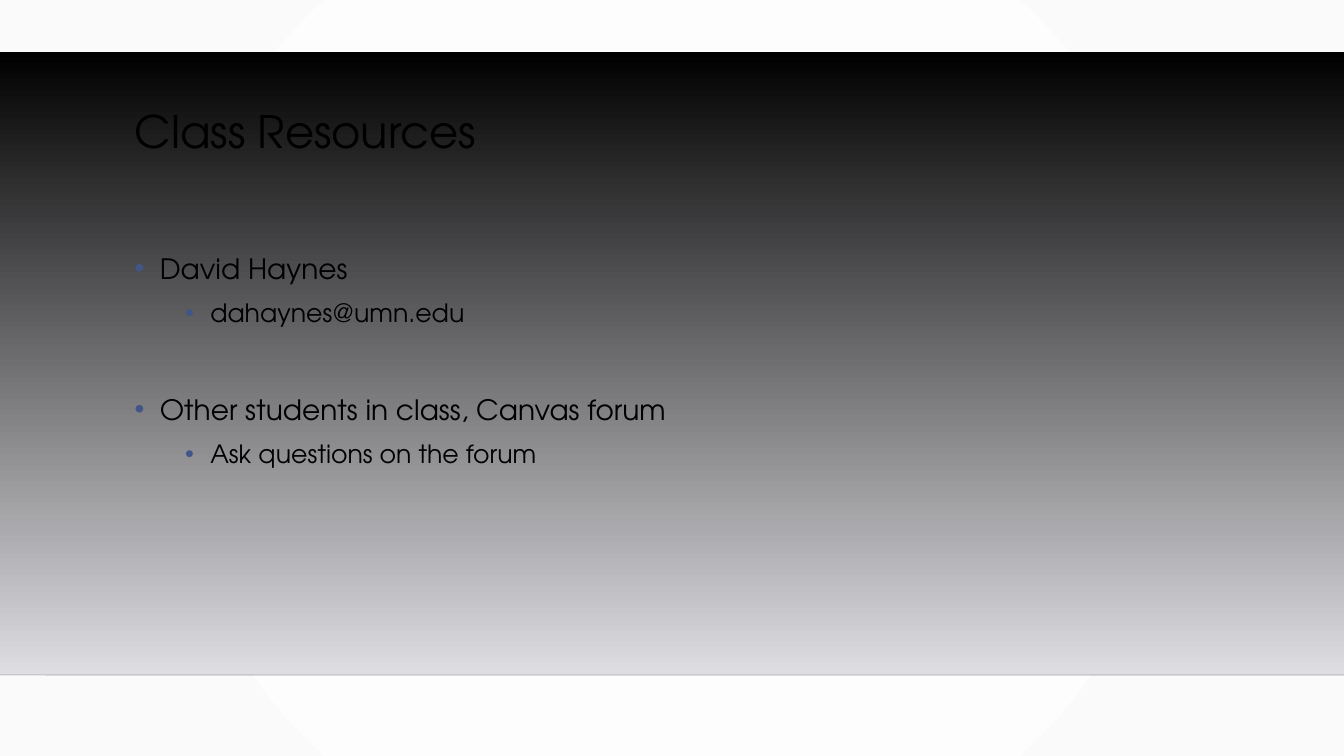
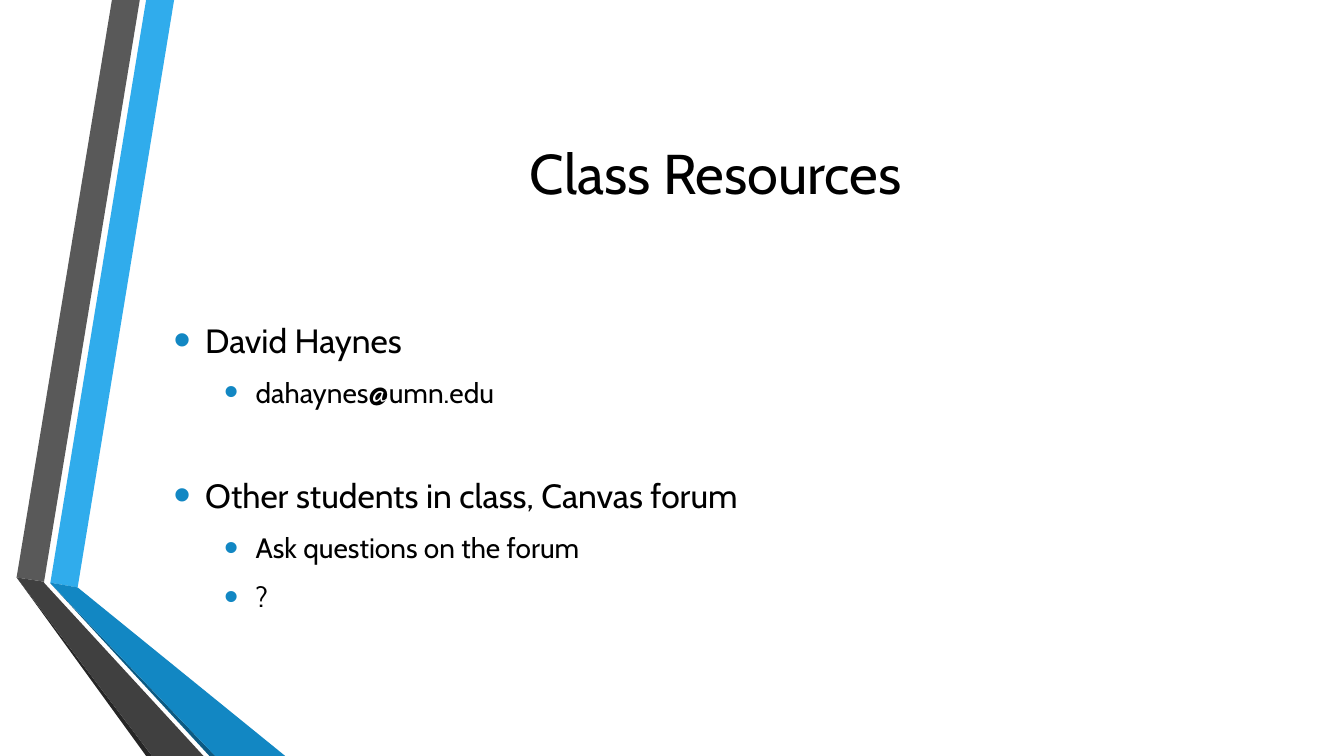
Before and after one commit to TomG007/gis5577, a slide deck: slide 7 of why_postgresql.odp. Drawn at 1344x756 pixels with LibreOffice and Linux fonts; fonts in the diff are those of the drawing; background and template pictures are left out. Boxes give left, top, right and bottom in pixels: in the first picture for what was removed or moved away, otherwise in the second. Text is boxed around its words. In the diff, an @@ line names an element or a change of style, - is before the commit and + after.

```diff
--- a/why_postgresql.odp
+++ b/why_postgresql.odp
@@ background gradient #FFFFFF to #FAFAFA to picture (left out) @@
@@ freeform shape removed at [0, 51, 1344, 675] @@
@@ title "Class Resources": place and size @@
-title "Class Resources" at [135, 95, 476, 172]
+title "Class Resources" at [530, 152, 902, 195]
@@ title "Class Resources" at [530, 152, 902, 195]: size 32 to 40 pt, font TeX Gyre Adventor to Cabin; alignment left to centre; line spacing 0.9 to 1; vertical alignment top to middle @@
@@ text at [205, 327, 737, 564]: paragraph added @@
+  • ?
@@ text "David Haynes": place and size @@
-text "David Haynes" at [160, 258, 665, 468]
+text "David Haynes" at [205, 327, 737, 564]
@@ text "David Haynes" at [205, 327, 737, 564]: vertical alignment top to middle @@
@@ text at [205, 327, 737, 564]: size 20 to 24 pt in "David Haynes", "Other students in class, Canvas forum"; font TeX Gyre Adventor to Cabin; size 18 to 20 pt in "dahaynes@umn.edu", "Ask questions on the forum"; indent changed; line spacing 1.2 to 1; more space between paragraphs; bullet colour #415588 to #1287C3 @@
@@ group added at [16, 0, 285, 756]: 6 freeform shapes @@
@@ line removed from (0, 675) to (1344, 675) @@
```
Also in this commit, not shown: 25 other slides changed, 3 other files.
